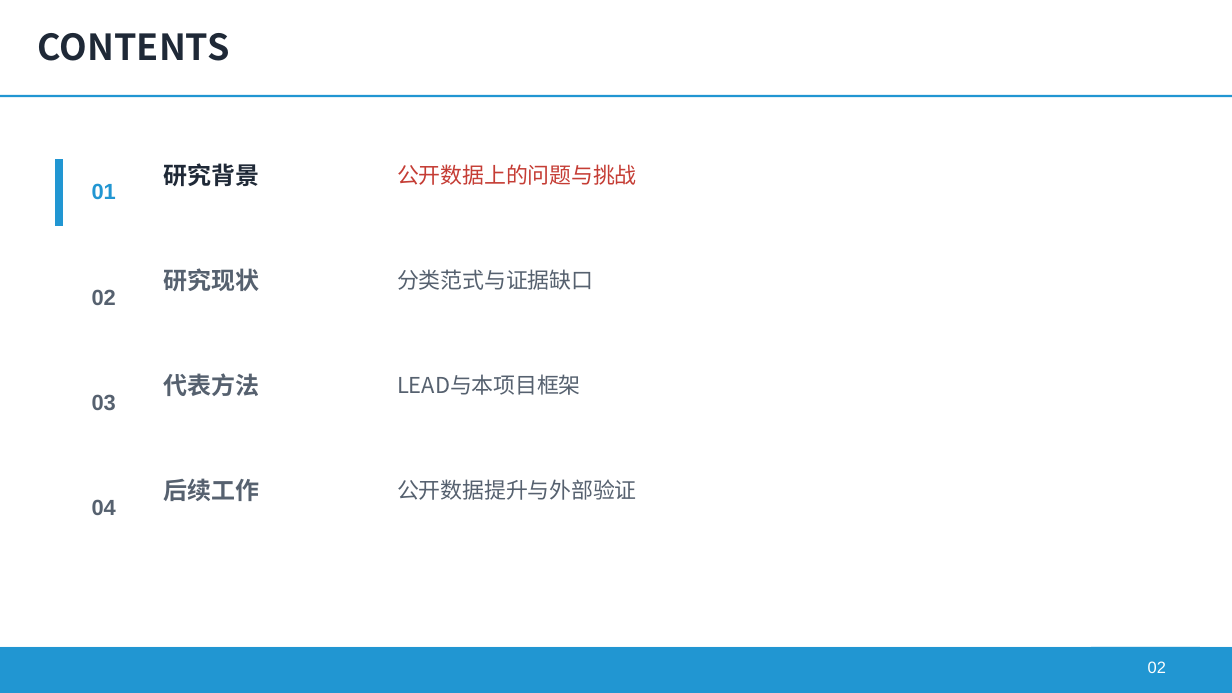
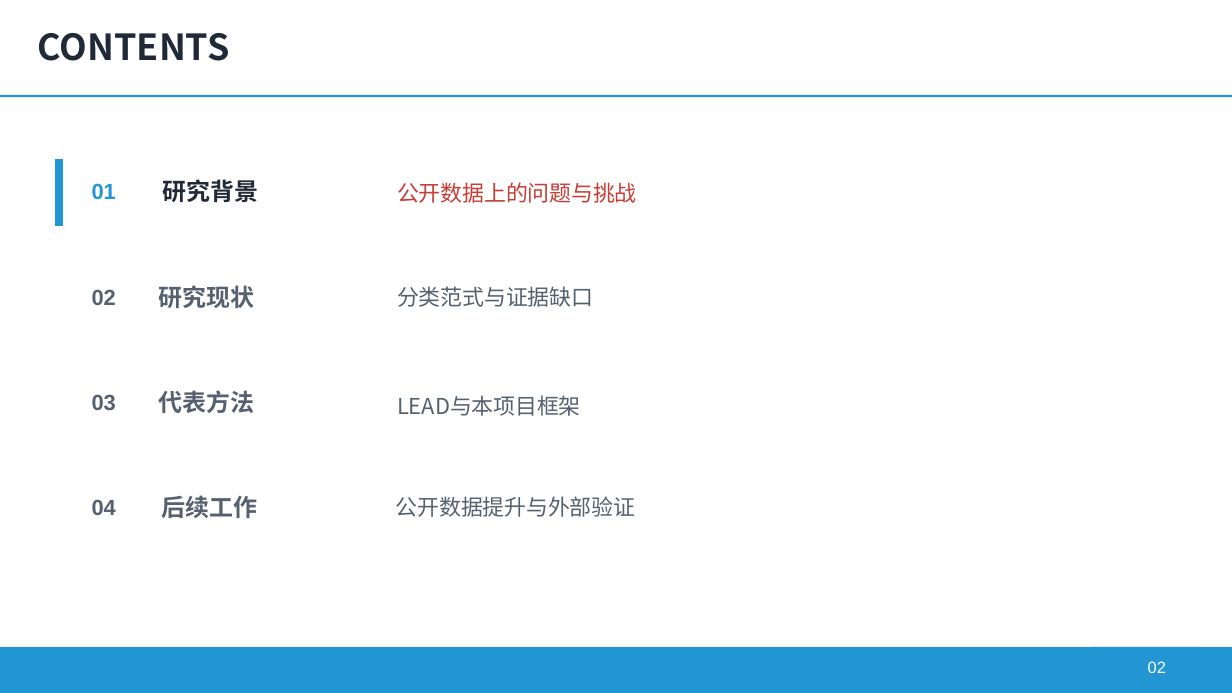
Before and after one commit to Andre050312/FYP, a slide deck: slide 2 of outputs/FYP版本2.pptx. Drawn at 1232x693 pixels with LibreOffice and Linux fonts; fonts in the diff are those of the drawing. Boxes give left, top, right and bottom in pixels: in the first picture for what was removed or moved away, otherwise in the second. Text is boxed around its words. In the diff, an @@ line names an element or a change of style, - is before the commit and + after.

```diff
--- a/outputs/FYP版本2.pptx
+++ b/outputs/FYP版本2.pptx
@@ 3 texts: place and size @@
-3 texts at (164,163,637,290)
+3 texts at (162,179,637,307)
@@ text "研究现状": place and size @@
-text "研究现状" at (164,268,260,291)
+text "研究现状" at (158,285,254,308)
@@ text "代表方法": place and size @@
-text "代表方法" at (164,373,260,396)
+text "代表方法" at (158,390,254,413)
@@ text "LEAD与本项目框架": place and size @@
-text "LEAD与本项目框架" at (397,374,581,395)
+text "LEAD与本项目框架" at (397,395,581,416)
@@ text "后续工作": place and size @@
-text "后续工作" at (164,478,260,501)
+text "后续工作" at (162,495,258,518)
@@ text "公开数据提升与外部验证": place and size @@
-text "公开数据提升与外部验证" at (397,479,637,500)
+text "公开数据提升与外部验证" at (396,496,636,517)
```
Also in this commit, not shown: 3 other slides changed, 18 other files.
